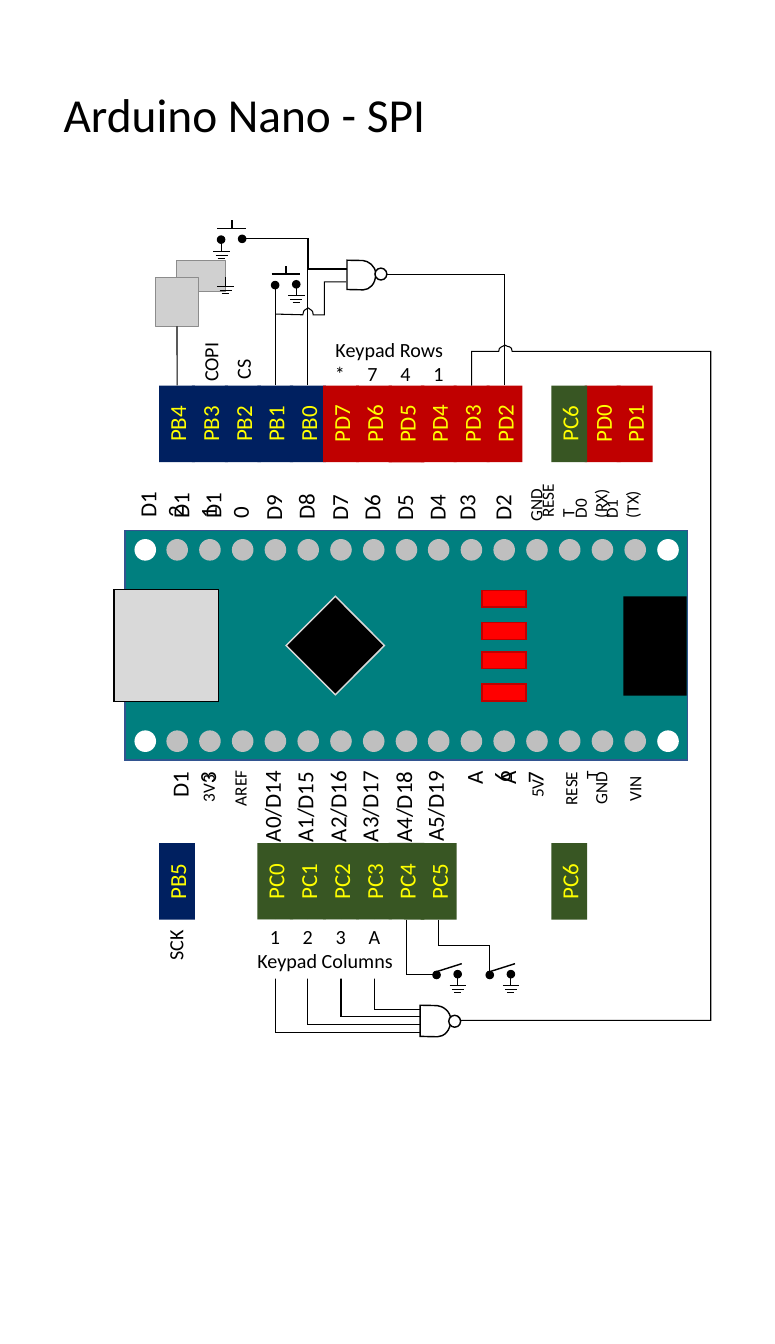
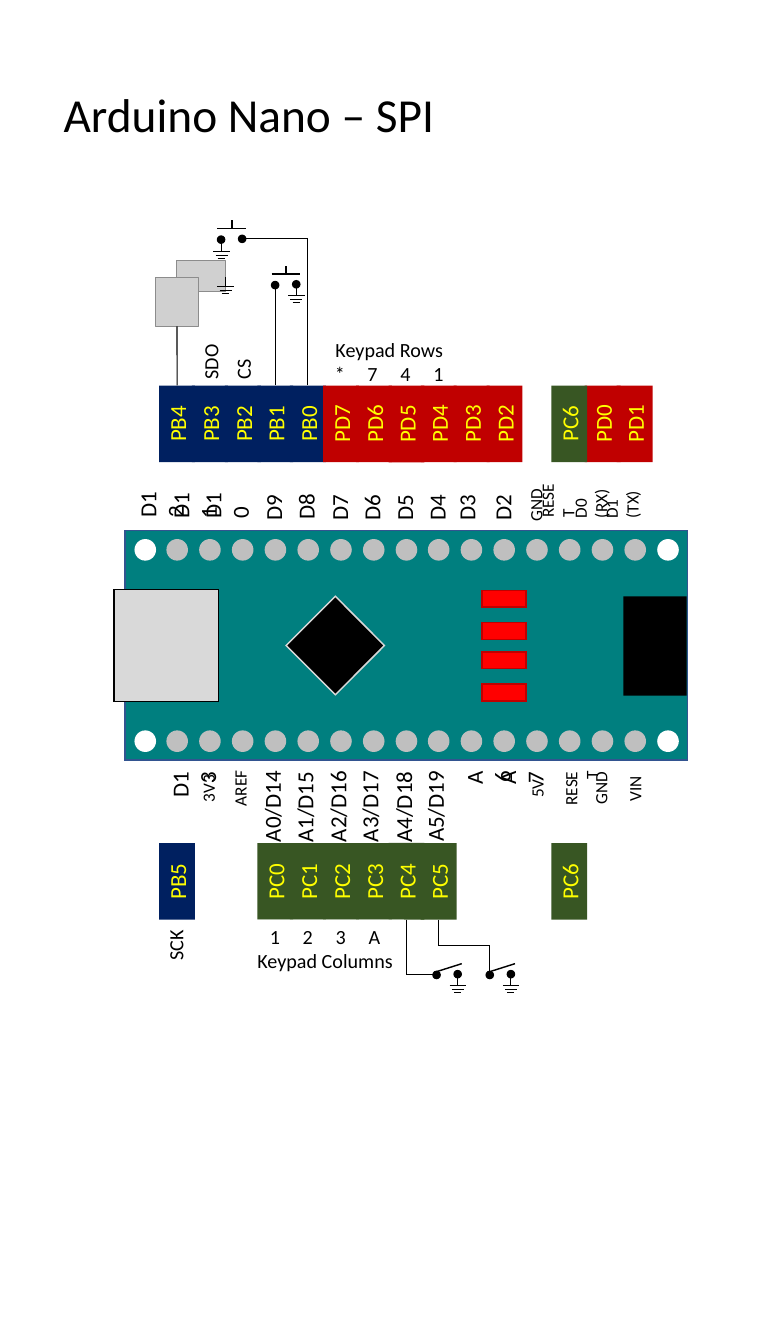
Before and after one commit to DocBohn/CowPi_documentation, a slide deck: slide 1 of docs/source/hardware/pinouts.pptx. Drawn at 775x1344 pixels with LibreOffice and Linux fonts; fonts in the diff are those of the drawing; grey boxes stand for pictures. Boxes give left, top, right and bottom in pixels: in the first picture for what was removed or moved away, otherwise in the second. Text is boxed around its words. In the diff, an @@ line names an element or a change of style, - is before the commit and + after.

```diff
--- a/docs/source/hardware/pinouts.pptx
+++ b/docs/source/hardware/pinouts.pptx
@@ title at (64, 99, 434, 133): text changed @@
-Arduino Nano - SPI
+Arduino Nano – SPI
@@ text at (199, 348, 224, 379): text changed @@
-COPI
+SDO
@@ group removed at (246, 239, 711, 1036): 6 rectangles, 6 elbow lines, 4 freeform shapes, 2 ellipses @@
```
Also in this commit, not shown: 2 other slides changed, 4 slides added, 9 other files.
